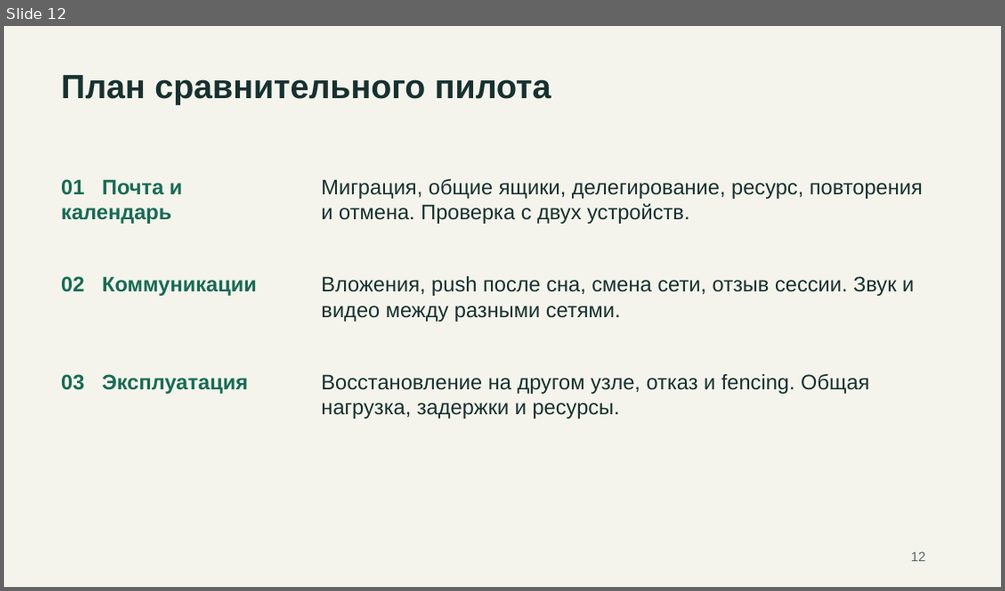
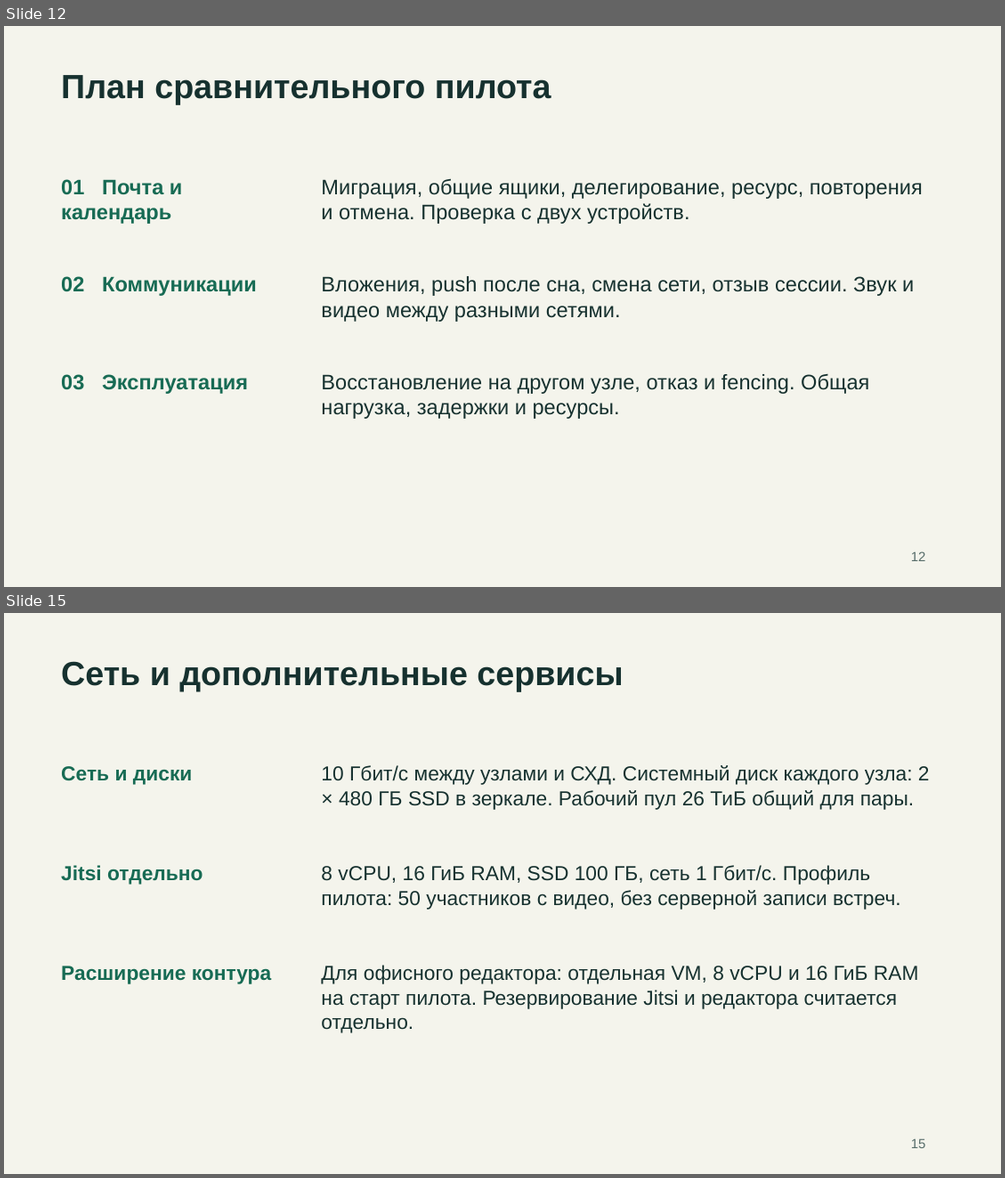
Before and after one commit to rkislov/tayga-mail-server, a slide deck: docs/presentations/tayga-competitors-2026-11-19.pptx. Shown one above the other, each under a label of ours: slide 12 before the commit, slides 12 and 15 after it; the slides between them are not shown. The pictures are 1005x591 and 1005x1178 pixels, drawn with LibreOffice and Linux fonts; fonts in the diff are those of the drawing. Boxes give left, top, right and bottom in pixels: in the first picture for what was removed or moved away, otherwise in the second. Text is boxed around its words. In the diff, an @@ line names an element or a change of style, - is before the commit and + after.

```diff
--- a/docs/presentations/tayga-competitors-2026-11-19.pptx
+++ b/docs/presentations/tayga-competitors-2026-11-19.pptx
@@ slide 15 added at (x1=4, y1=613, x2=1001, y2=1174), background #F4F4EC @@
@@ text added at (x1=61, y1=661, x2=623, y2=692), 32.2 pt, text #16312F, bold @@
+Сеть и дополнительные сервисы
@@ text added at (x1=61, y1=766, x2=193, y2=785), 19.5 pt, text #176B54, bold @@
+Сеть и диски
@@ text added at (x1=321, y1=765, x2=930, y2=809), 19.5 pt, text #16312F @@
+10 Гбит/с между узлами и СХД. Системный диск каждого узла: 2 × 480 ГБ SSD в зеркале. Рабочий пул 26 ТиБ общий для пары.
@@ text added at (x1=61, y1=865, x2=202, y2=884), 19.5 pt, text #176B54, bold @@
+Jitsi отдельно
@@ text added at (x1=321, y1=865, x2=900, y2=908), 19.5 pt, text #16312F @@
+8 vCPU, 16 ГиБ RAM, SSD 100 ГБ, сеть 1 Гбит/с. Профиль пилота: 50 участников с видео, без серверной записи встреч.
@@ text added at (x1=61, y1=965, x2=271, y2=984), 19.5 pt, text #176B54, bold @@
+Расширение контура
@@ text added at (x1=321, y1=965, x2=919, y2=1033), 19.5 pt, text #16312F @@
+Для офисного редактора: отдельная VM, 8 vCPU и 16 ГиБ RAM на старт пилота. Резервирование Jitsi и редактора считается отдельно.
@@ text added at (x1=911, y1=1138, x2=926, y2=1148), 12.8 pt, text #566C69 @@
+15
```
Also in this commit, not shown: 1 slide changed, 2 other slides added, 1 other file.
